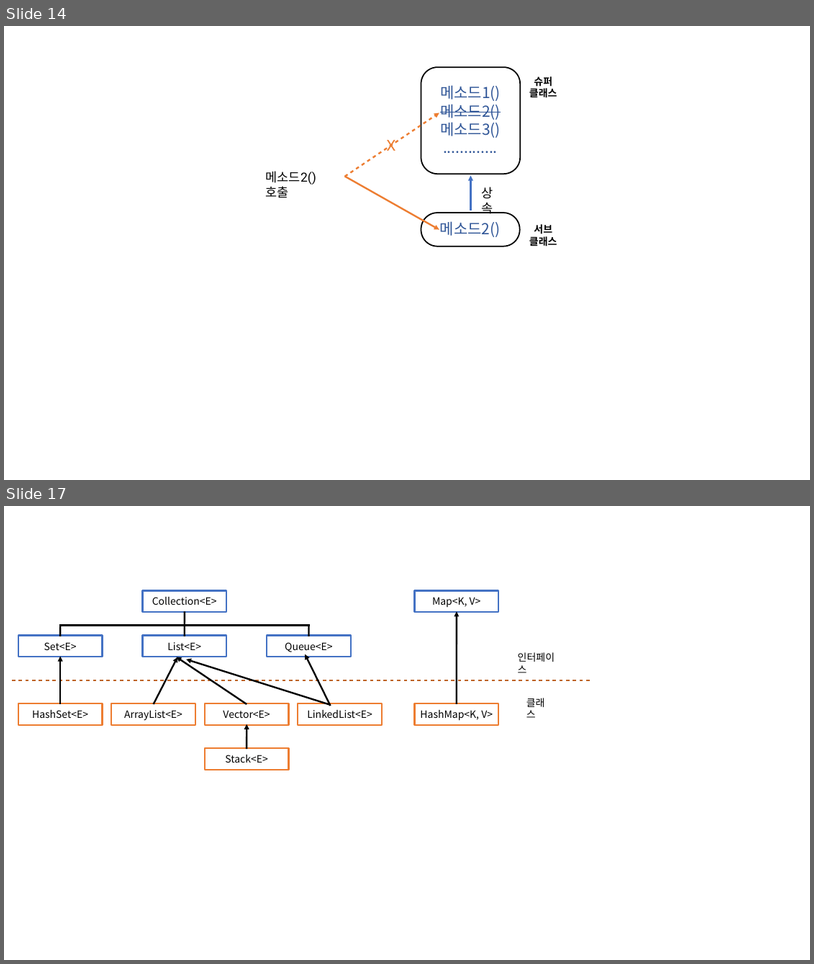
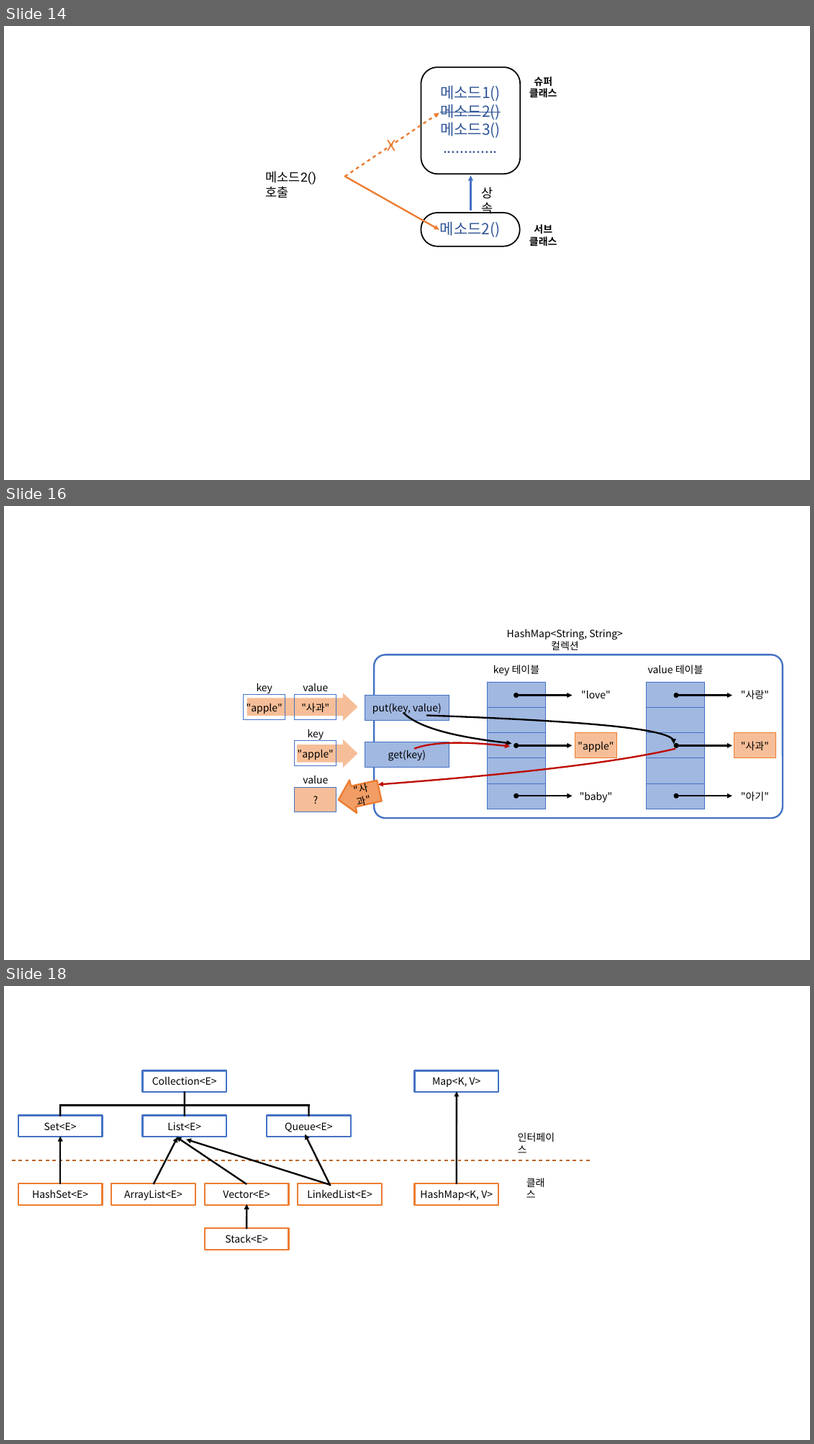
Before and after one commit to Rap0d/rap0d.github.io, a slide deck: assets/form/matrix.pptx. Shown one above the other, each under a label of ours: slides 14 and 17 before the commit, slides 14, 16 and 18 after it; the slides between them are not shown. The pictures are 814x964 and 814x1444 pixels, drawn with LibreOffice and Linux fonts; fonts in the diff are those of the drawing. Boxes give left, top, right and bottom in pixels: in the first picture for what was removed or moved away, otherwise in the second. Text is boxed around its words. In the diff, an @@ line names an element or a change of style, - is before the commit and + after.

```diff
--- a/assets/form/matrix.pptx
+++ b/assets/form/matrix.pptx
@@ slide 16 added at (x1=4, y1=506, x2=810, y2=960), background #FFFFFF @@
@@ text added at (x1=507, y1=629, x2=623, y2=650), 12 pt, text #000000 @@
+HashMap<String, String> 컬렉션
@@ rounded rectangle added at (x1=374, y1=655, x2=783, y2=818), outline #4472C4 2 pt @@
@@ table added at (x1=487, y1=656, x2=775, y2=820), 6 rows, 7 columns @@
+key 테이블 |  |  |  | value 테이블 |  | 
+ |  | "love" |  |  |  | "사랑"
+ |  |  |  |  |  | 
+ |  | "apple" |  |  |  | "사과"
+ |  |  |  |  |  | 
+ |  | "baby" |  |  |  | "아기"
@@ table added at (x1=244, y1=674, x2=336, y2=822), 6 rows, 3 columns @@
+key |  | value
+"apple" |  | "사과"
+ |  | key
+ |  | "apple"
+ |  | value
+ |  | ?
@@ right arrow added at (x1=247, y1=693, x2=358, y2=721), fill #F6BE98 @@
@@ rectangle added at (x1=365, y1=695, x2=449, y2=721), fill #A1B8E1, outline #4472C4 1 pt, 12 pt, text #000000 @@
+put(key, value)
@@ double arrow added from (517, 695) to (573, 695), #000000 2 pt @@
@@ double arrow added from (676, 695) to (733, 695), #000000 2 pt @@
@@ freeform shape added at (x1=404, y1=713, x2=512, y2=743), outline #000000 2 pt @@
@@ freeform shape added at (x1=427, y1=716, x2=676, y2=744), outline #000000 2 pt @@
@@ right arrow added at (x1=298, y1=739, x2=358, y2=767), fill #F6BE98 @@
@@ rectangle added at (x1=365, y1=742, x2=449, y2=767), fill #A1B8E1, outline #4472C4 1 pt, 12 pt, text #000000 @@
+get(key)
@@ freeform shape added at (x1=415, y1=743, x2=510, y2=748), outline #BE0B00 2 pt @@
@@ freeform shape added at (x1=378, y1=749, x2=676, y2=784), outline #BE0B00 2 pt @@
@@ double arrow added from (517, 746) to (573, 746), #000000 2 pt @@
@@ double arrow added from (676, 746) to (733, 746), #000000 2 pt @@
@@ right arrow added at (x1=334, y1=774, x2=383, y2=816), fill #F19D64, outline #ED7D31 2 pt @@
@@ text added at (x1=355, y1=782, x2=372, y2=808), 12 pt, text #000000 @@
+"사과"
@@ double arrow added from (517, 795) to (573, 795), #000000 2 pt @@
@@ double arrow added from (676, 795) to (733, 795), #000000 2 pt @@
@@ what was slide 17 is now slide 18 @@
```
Also in this commit, not shown: 1 slide changed, 2 other files.
